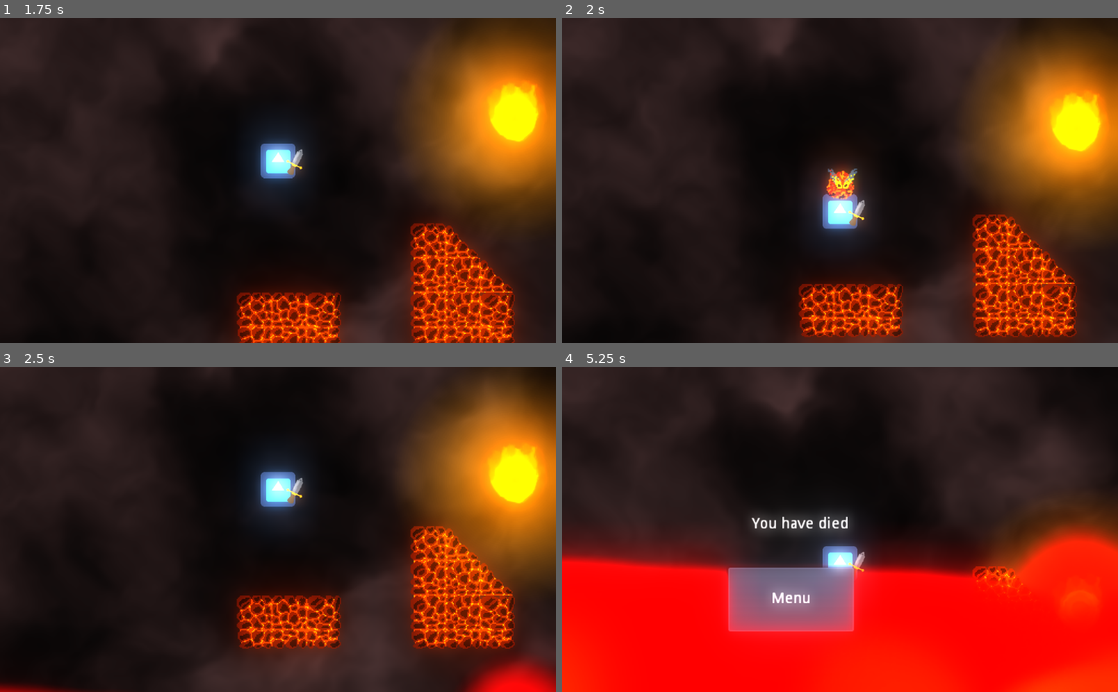
Above: before the commit, frames 1-4 (two rows, left to right).
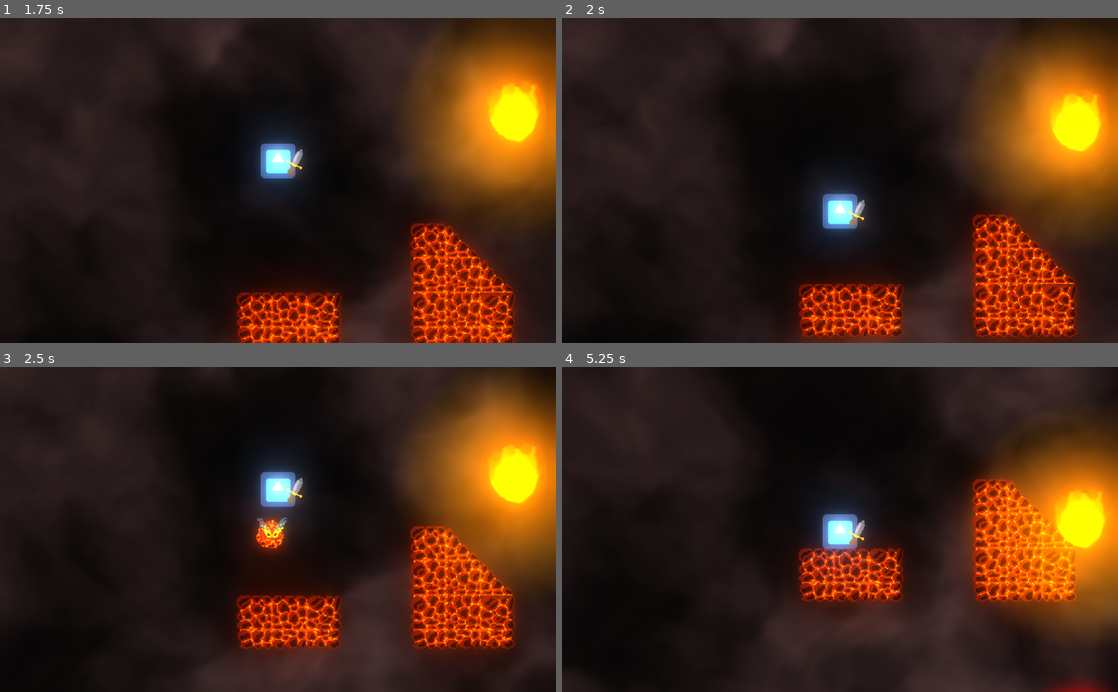
Above: after the commit, the same moments.

Repository: Schmo103/Project-Archimedes-Github-Game-Off-2022-
Game: Godot game, scene res://menu.tscn
The game is run twice, just before and just after one commit, with the same random seed, the same clock (stepped at 60 frames per second) and the same inputs. The project has no main scene, so this scene is started directly. The engine's default icon, where the game draws it, is replaced by a stand-in: a white triangle on a blue panel in a dark square.
Inputs (mouse positions are in pixels of both pictures, inside the frame that each line leads up to):
- Up to frame 1 (1.75 s): click "Play" at 0.5 s; tap Enter (ui_accept) at 1.25, 1.52 s; move the mouse to (400, 164) at 1.27 s
- Up to frame 2 (2 s): no input
- Up to frame 3 (2.5 s): move the mouse to (166, 545) at 2.02 s; tap Enter (ui_accept) at 2.27 s
- Up to frame 4 (5.25 s): move the mouse to (895, 458) at 2.77 s; move the mouse to (812, 594) at 3.52 s; tap Enter (ui_accept) at 3.77, 4.52 s; move the mouse to (1006, 578) at 4.27 s; move the mouse to (673, 480) at 5.02 s

Frame 1 is identical in both runs. In frame 2, 1.0% of the frame differs, in the area x 46-55%, y 43-58%; in frame 3, 3.1%; in frame 4, 63%, in the area x 0-100%, y 0-100%.
Error after the commit: Attempt to call function 'set' in base 'null instance' on a null instance. (res://world/player.gd:26)

Commit message:
minor changes with explosions

Diff:
--- a/Archimedes/firesprite/firesprite.gd
+++ b/Archimedes/firesprite/firesprite.gd
@@ -1,11 +1,12 @@
 extends KinematicBody2D
 
-var speed = 1000
+var speed = 400
+
 
 onready var spawn_time = 10
 onready var player = get_parent().get_node("player").get_position()
 onready var attacking = true
-onready var falling = false
+onready var exploding = false
 onready var coasting = false
 var collide_range = 20
 var coast_range = 500
@@ -26,7 +27,7 @@
 	if coasting:
 		if (player - self.position).length() < collide_range:
 			coasting = false
-			falling = true
+			exploding = true
 		move_and_slide(velocity, Vector2(0, -1), false, 4, 0.785398, false)
 	if attacking:
 		realtimereset()
@@ -38,7 +39,8 @@
 		else:
 			velocity = Vector2(0,0)
 
-	if falling:
+	if exploding:
 # warning-ignore:return_value_discarded
-		move_and_slide(velocity + gravity, Vector2(0, -1), false, 4, 0.785398, false)
-		velocity = Vector2(0,0)
+#		emit_signal("firesprite_hits_player")
+		get_parent().firesprite_ex()
+		self.queue_free()
--- a/Archimedes/world.tscn
+++ b/Archimedes/world.tscn
@@ -1,6 +1,4 @@
-
 [gd_scene load_steps=25 format=2]
-
 
 [ext_resource path="res://art/lava.png" type="Texture" id=1]
 [ext_resource path="res://world/lava.gd" type="Script" id=2]
@@ -11,22 +9,6 @@
 [ext_resource path="res://art/sword.png" type="Texture" id=7]
 [ext_resource path="res://fireball.tscn" type="PackedScene" id=8]
 
-[sub_resource type="Shader" id=2]
-code = "shader_type canvas_item;
-uniform float flash: hint_range(0, 1);
-uniform vec4 color :hint_color;
-
-void fragment() {
-	vec4 pixelcolor = texture(TEXTURE, UV);
-	COLOR = mix(pixelcolor, color, flash);
-	COLOR.a *= pixelcolor.a;
-}"
-
-[sub_resource type="ShaderMaterial" id=3]
-shader = SubResource( 2 )
-shader_param/flash = 0.0
-shader_param/color = Color( 1, 1, 1, 1 )
-
 [sub_resource type="Shader" id=16]
 code = "shader_type canvas_item;
 
@@ -82,9 +64,6 @@
 shader = SubResource( 16 )
 shader_param/color = Vector3( 0.5, 0.4, 0.4 )
 shader_param/OCTAVES = 4
-
-[sub_resource type="ConvexPolygonShape2D" id=2]
-points = PoolVector2Array( 0, 0, 32, 0, 32, 32, 0, 32 )
 
 [sub_resource type="ConvexPolygonShape2D" id=4]
 points = PoolVector2Array( 0, 0, 32, 0, 32, 16.7015, 0, 16.7015 )
@@ -130,16 +109,9 @@
 0/navigation_offset = Vector2( 0, 0 )
 0/shape_offset = Vector2( 0, 0 )
 0/shape_transform = Transform2D( 1, 0, 0, 1, 0, 0 )
-0/shape = SubResource( 2 )
 0/shape_one_way = false
-0/shape_one_way_margin = 1.0
-0/shapes = [ {
-"autotile_coord": Vector2( 0, 0 ),
-"one_way": false,
-"one_way_margin": 1.0,
-"shape": SubResource( 2 ),
-"shape_transform": Transform2D( 1, 0, 0, 1, 0, 0 )
-} ]
+0/shape_one_way_margin = 0.0
+0/shapes = [  ]
 0/z_index = 0
 2/name = "molten_tileset1_test.png 2"
 2/texture = ExtResource( 4 )
@@ -413,13 +385,11 @@
 tile_set = SubResource( 13 )
 cell_size = Vector2( 32, 32 )
 format = 1
-
 tile_data = PoolIntArray( -1572829, 12, 0, -1572828, 11, 0, -1572827, 2, 0, -1507293, 8, 0, -1507292, 9, 0, -1507291, 1 …(2133 unchanged characters)…
 
 [node name="player" type="KinematicBody2D" parent="."]
 position = Vector2( 326, 230 )
 scale = Vector2( 0.5, 0.5 )
-
 script = ExtResource( 5 )
 __meta__ = {
 "_edit_group_": true
@@ -475,5 +445,6 @@
 [node name="WorldEnvironment" type="WorldEnvironment" parent="."]
 environment = SubResource( 18 )
 
+[connection signal="firesprite_hits_player" from="." to="player" method="_on_World_firesprite_hits_player"]
 [connection signal="timeout" from="fire_sprite_timer" to="." method="_on_fire_sprite_timer_timeout"]
 [connection signal="pressed" from="menu" to="." method="_on_menu_pressed"]
--- a/Archimedes/world/lava.gd
+++ b/Archimedes/world/lava.gd
@@ -4,7 +4,7 @@
 var down_offset = 340 #set initial offset
 #accounts for position of image being in center of image
 onready var HEIGHT = position.y - down_offset #set initial HEIGHT
-var speed = 1.3
+var speed = 0.3
 
 func _physics_process(_delta):
 	position.x = get_parent().get_node("player/Camera2D").get_camera_screen_center().x
--- a/Archimedes/world/player.gd
+++ b/Archimedes/world/player.gd
@@ -18,13 +18,14 @@
 
 
 func _ready():
+
 	$Camera2D.current = true #make camera "the camera"
 
 
 func flash(time):
-	material.set("shader_param/flash", 1)
+	material.set("shader_param/flash", 1.0)
 	yield(get_tree().create_timer(time), "timeout")
-	material.set("shader_param/flash", 0)
+	material.set("shader_param/flash", 0.0)
 
 
 func set_sword_right(): #puts sword in right position
@@ -122,3 +123,7 @@
 	if position.y >= get_parent().get_node("Lava").HEIGHT:
 		#checks if player has fallen below lava
 		die()
+
+
+func _on_World_firesprite_hits_player():
+	flash(0.1)
--- a/Archimedes/world/world.gd
+++ b/Archimedes/world/world.gd
@@ -5,7 +5,7 @@
 
 
 onready var timer = $fire_sprite_timer
-onready var spawn_time = 1
+onready var spawn_time = 7
 onready var fire_sprite = load('res://firesprite.tscn')
 var spawnable = true
 var screen_x = OS.get_window_size().x
@@ -13,6 +13,8 @@
 
 onready var rand_x
 onready var rand_y
+
+signal firesprite_hits_player
 
 
 onready var bkgd = $background
@@ -24,12 +26,13 @@
 
 func spawner():
 	if spawnable == true:
-		timer.start(spawn_time)
+		timer.start(randi() % spawn_time + 1)
 		spawnable = false
 	else:
 		timer.stop()
 
-
+func firesprite_ex():
+	emit_signal("firesprite_hits_player")
 
 func _on_fire_sprite_timer_timeout():
 	var instance = fire_sprite.instance()
@@ -38,6 +41,7 @@
 #	rand_y = randi() % int(screen_y)
 	rand_y = $Lava.HEIGHT + 100
 	instance.position = Vector2(rand_x,rand_y)
+	timer.wait_time = randi() % spawn_time + 1
 
 
 
@@ -56,5 +60,6 @@
 
 
 
+
 func _on_menu_pressed():
 	get_tree().change_scene("res://menu.tscn")
